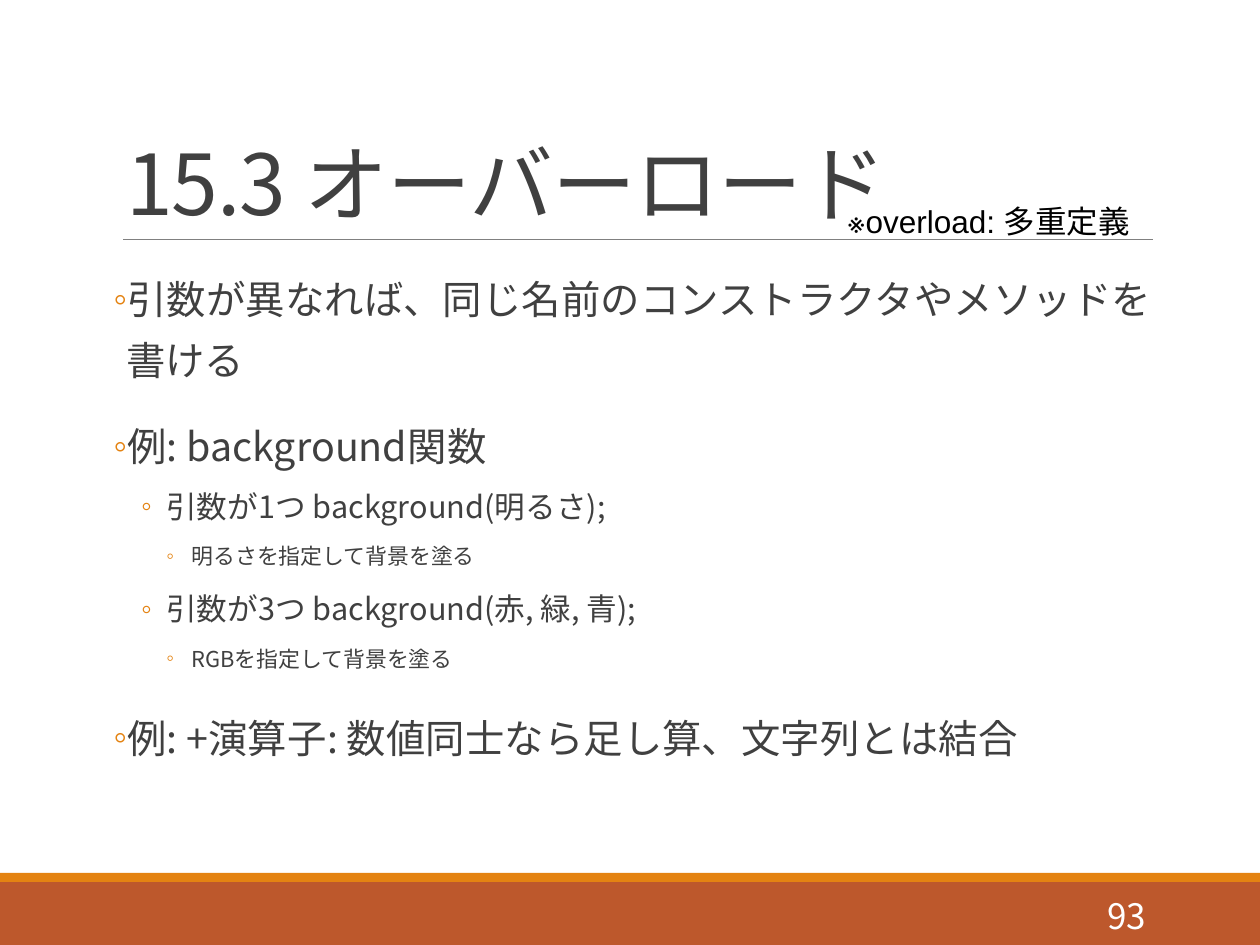
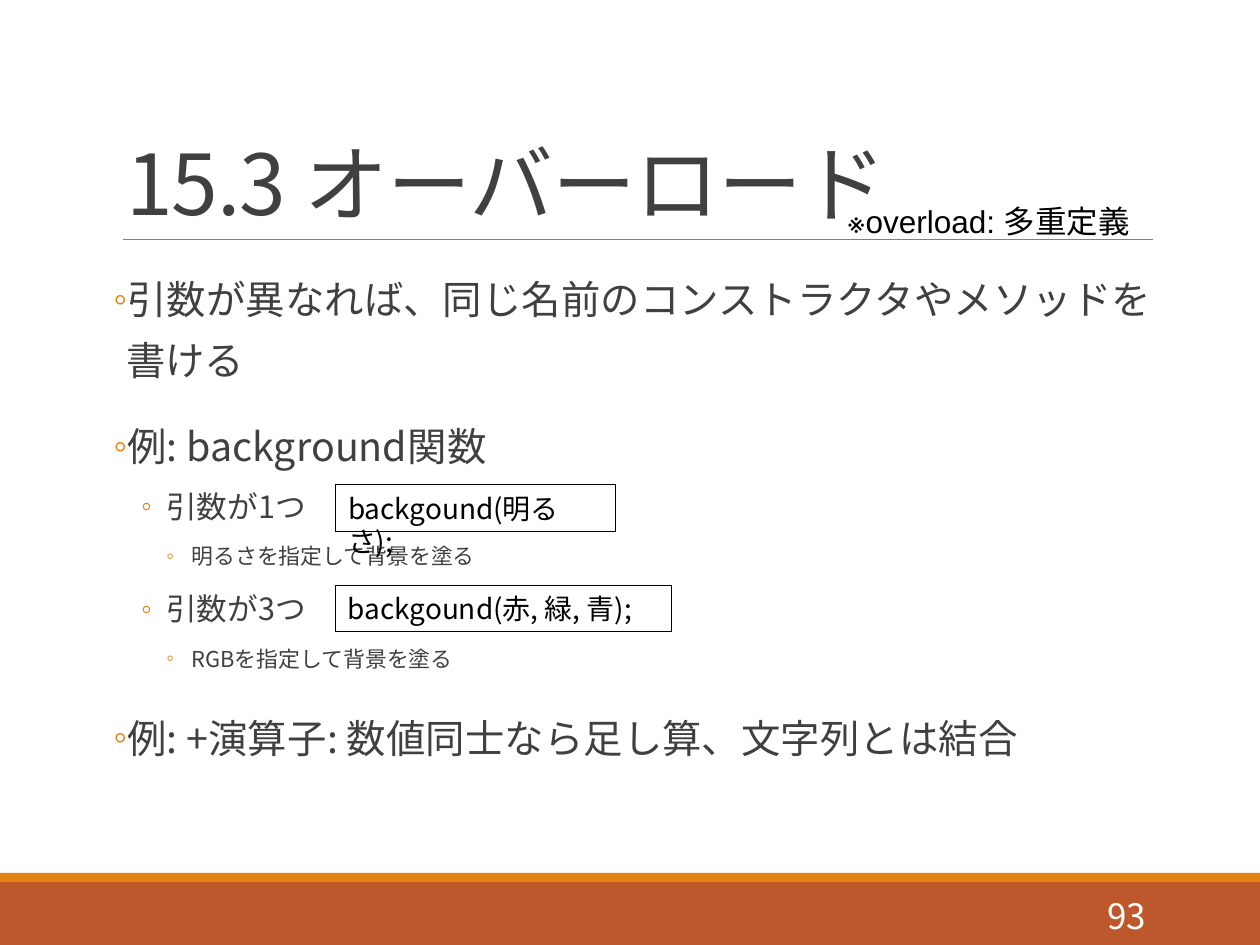
Before and after one commit to akokubo/kuroishi_ch_processing, a slide deck: slide 93 of slide_programming_processing.pptx. Drawn at 1260x945 pixels with LibreOffice and Linux fonts; fonts in the diff are those of the drawing. Boxes give left, top, right and bottom in pixels: in the first picture for what was removed or moved away, otherwise in the second. Text is boxed around its words. In the diff, an @@ line names an element or a change of style, - is before the commit and + after.

```diff
--- a/slide_programming_processing.pptx
+++ b/slide_programming_processing.pptx
@@ text at bbox=[166, 492, 306, 521]: text changed @@
-  ◦ 引数が1つ background(明るさ);
+  ◦ 引数が1つ
@@ rectangle added at bbox=[335, 485, 615, 532], outline #000000 0.75 pt, 16 pt, text #000000 @@
+backgound(明るさ);
@@ text at bbox=[166, 594, 306, 623]: text changed @@
-  ◦ 引数が3つ background(赤, 緑, 青);
+  ◦ 引数が3つ
@@ rectangle added at bbox=[335, 586, 672, 633], outline #000000 0.75 pt, 16 pt, text #000000 @@
+backgound(赤, 緑, 青);
```
Also in this commit, not shown: 5 other slides changed, 1 other file.
